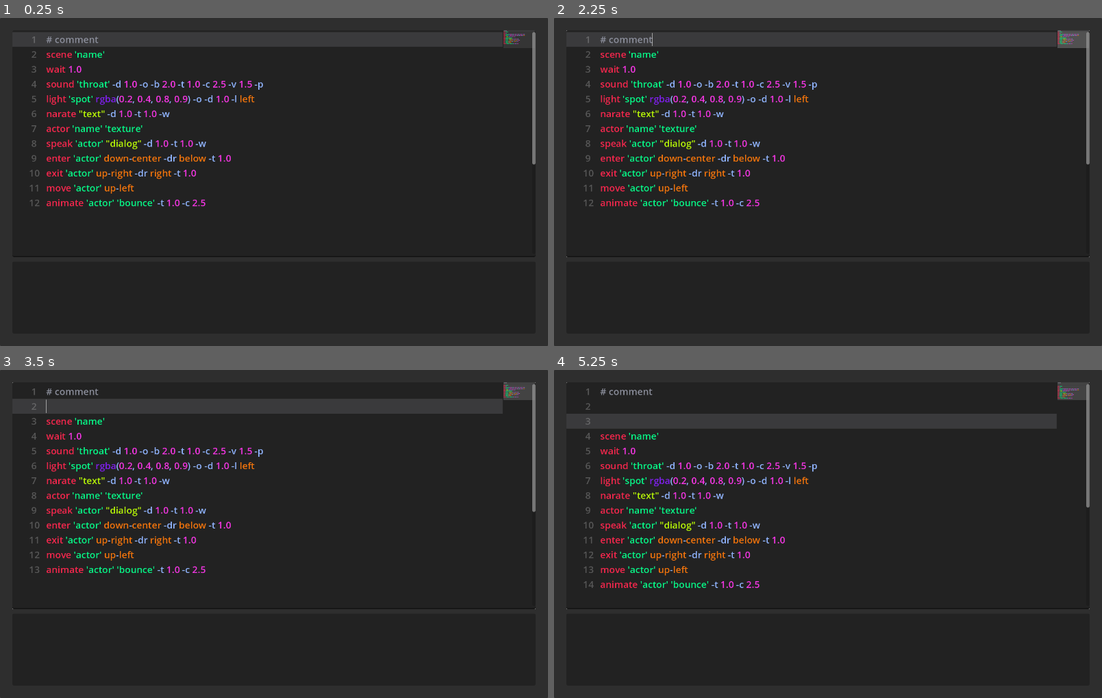
Above: before the commit, frames 1-4 (two rows, left to right).
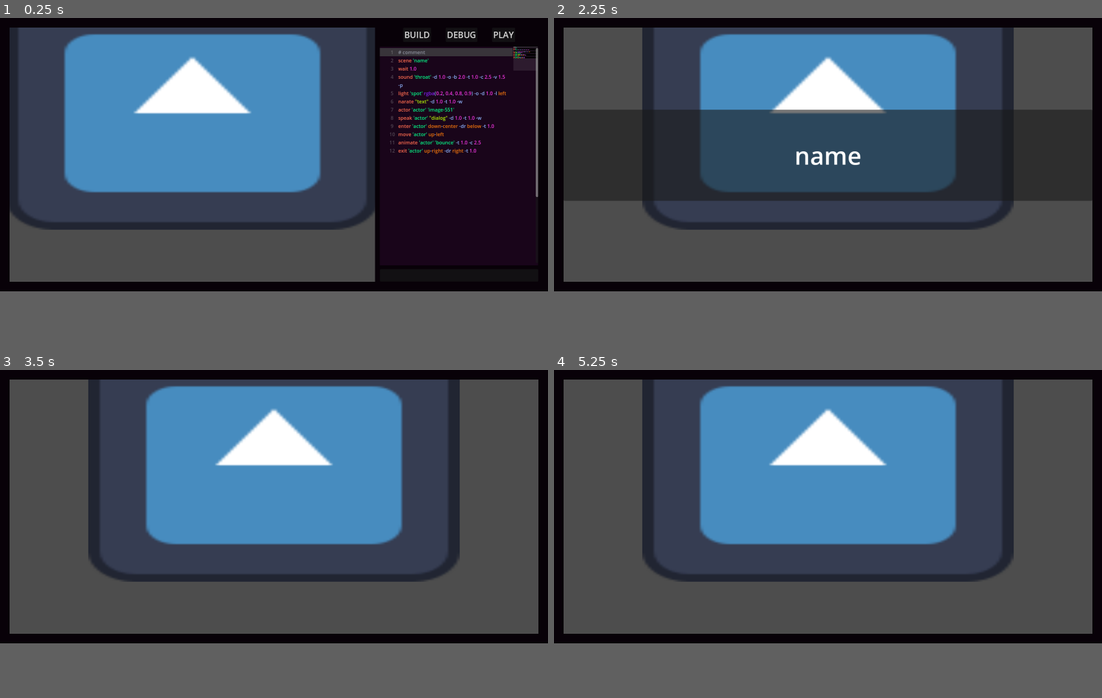
Above: after the commit, the same moments.

Repository: Wake1st/auguste
Game: Godot game, scene res://tests/test_ide.tscn
The game is run twice, just before and just after one commit, with the same random seed, the same clock (stepped at 60 frames per second) and the same inputs. The project has no main scene, so this scene is started directly. The engine's default icon, where the game draws it, is replaced by a stand-in: a white triangle on a blue panel in a dark square.
Inputs (mouse positions are in pixels of both pictures, inside the frame that each line leads up to):
- Up to frame 1 (0.25 s): no input
- Up to frame 2 (2.25 s): click (970, 37) at 0.5 s, where only the run after the commit has a clickable "BUILD"; click (1014, 37) at 1.25 s, where only the run after the commit has a clickable "DEBUG"; click (1058, 37) at 2 s, where only the run after the commit has a clickable "PLAY"
- Up to frame 3 (3.5 s): tap Enter at 2.75 s
- Up to frame 4 (5.25 s): tap Space at 4.25 s; tap Enter at 5 s
In our replay, the window is 800x480 before the commit and 800x400 after it. These sizes can differ from the game's own. Grey fills any space a smaller window leaves; there, only what the larger window draws over its background counts as a difference.

The runs differ from the first frame. In frame 1, 77% of the frame differs, in the area x 0-100%, y 0-100%; in frame 2, 65%; in frame 3, 78%; in frame 4, 78%.

Commit message:
abstracting director

Diff:
--- a/project.godot
+++ b/project.godot
@@ -16,8 +16,9 @@
 
 [display]
 
-window/size/viewport_width=1400
-window/size/viewport_height=840
+window/size/viewport_width=1800
+window/size/viewport_height=900
+window/size/mode=2
 
 [file_customization]
 
--- a/resources/errors/ErrorChecker.gd
+++ b/resources/errors/ErrorChecker.gd
@@ -133,7 +133,7 @@
 						Vector2(line.find("'", line.find("'", 7) + 1), line_number),
 						get_message(Types.STRING_EMPTY, [])
 					))
-				elif has_texture(single_quote_split[3]): # check is texture exists
+				elif not has_texture(single_quote_split[3]): # check is texture exists
 					errors.push_back(EditorError.new(
 						Vector2(line.find("'", line.find("'", 7) + 1), line_number),
 						get_message(Types.TEXTURE_NOT_RECOGNISED, [single_quote_split[3]])
--- a/scenes/stage.gd
+++ b/scenes/stage.gd
@@ -36,13 +36,10 @@
 }
 #endregion
 
-signal finished()
-
 const ACTOR_SCENE = preload("res://stage/actor.tscn")
 
 @export var spawn_point: Marker2D
 
-@onready var interpreter: ScriptInterpreter = $ScriptInterpreter
 @onready var sound_manager: SoundManager = $SoundManager
 @onready var location_manager: LocationManager = $LocationManager
 @onready var wait_timer: Timer = %WaitTimer
@@ -52,42 +49,15 @@
 @onready var delay_timers: Node = $DelayTimers
 @onready var actor_node: Node2D = $Actors
 
-var commands: Array[Command]
-var command_index: int = -1
+var finished_callable: Callable
 var actors: Dictionary[String, Actor]
 
 
-func run(script: ScriptData) -> void:
-	commands = interpreter.process(script)
-	_next_command()
+func setup(callable: Callable) -> void:
+	finished_callable = callable
 
 
-func _next_command() -> void:
-	# increment and check for end of command
-	command_index += 1
-	if command_index >= commands.size():
-		finished.emit()
-		return
-
-	# process the new command
-	var command = commands[command_index]
-
-	# delayed commands will be bound to a timer
-	if command.has_delay():
-		_delay_command(command)
-		_next_command()
-	else:
-		_run(command)
-
-
-func _ready() -> void:
-	sound_manager.setup(_on_command_finished)
-	location_manager.setup(_on_command_finished)
-	dialog_display.finished.connect(_on_command_finished)
-	title_display.finished.connect(_on_command_finished)
-
-
-func _run(command: Command) -> void:
+func run(command: Command) -> void:
 	if command is SceneCommand:
 		# display title card
 		title_display.display((command as SceneCommand).name)
@@ -96,13 +66,13 @@
 		var actor: Actor = ACTOR_SCENE.instantiate()
 		actor.name = (command as ActorCommand).name
 		actor.texture = (command as ActorCommand).texture
-		actor.finished.connect(_on_command_finished)
+		actor.finished.connect(finished_callable)
 
 		actor_node.add_child(actor)
 		actor.position = spawn_point.position
 		actors.set(actor.name, actor)
 
-		_on_command_finished()
+		finished_callable.call()
 		return	# ensure we end function after calling finished
 	elif command is SoundCommand:
 		# add sound to manager and play
@@ -121,6 +91,7 @@
 		dialog_display.show_dialog(actor, actor_command)
 	elif command is EnterCommand:
 		var actor_command = command as EnterCommand
+		print(actors)
 		var actor: Actor = actors[actor_command.name]
 		location_manager.enter_actor(actor, actor_command)
 	elif command is ExitCommand:
@@ -141,27 +112,29 @@
 		#dialog_display.show_naration((command as ErrorCommand).msg())
 
 
-func _delay_command(command: Command) -> void:
+func delay_command(command: Command) -> void:
 	var timer: Timer = Timer.new()
 	delay_timers.add_child(timer)
 	timer.one_shot = true
 	timer.timeout.connect(_on_delay_timer_finished.bind(timer, command))
 	timer.start(command.delay)
 
-func _force_wait(waitTime: float) -> void:
+
+func force_wait(waitTime: float) -> void:
 	var timer: Timer = Timer.new()
 	delay_timers.add_child(timer)
 	timer.one_shot = true
 	timer.start(waitTime)
 	await timer.timeout
 
+
+func _ready() -> void:
+	sound_manager.setup(finished_callable)
+	location_manager.setup(finished_callable)
+	dialog_display.finished.connect(finished_callable)
+	title_display.finished.connect(finished_callable)
+
+
 func _on_delay_timer_finished(timer: Timer, command: Command) -> void:
-	_run(command)
+	run(command)
 	timer.queue_free()
-
-func _on_command_finished(wasDelayed: bool = false, waitTime: float = -1.0) -> void:
-	if waitTime > 0.0:
-		await _force_wait(waitTime)
-
-	if not wasDelayed:
-		_next_command()
--- a/scenes/stage.tscn
+++ b/scenes/stage.tscn
@@ -1,8 +1,7 @@
-[gd_scene load_steps=8 format=3 uid="uid://cddwbo8nccka8"]
+[gd_scene load_steps=7 format=3 uid="uid://cddwbo8nccka8"]
 
 [ext_resource type="Texture2D" uid="uid://c8niqqa2brlwo" path="res://assets/images/icon.svg" id="1_gi7kc"]
 [ext_resource type="Script" uid="uid://bhab8ydc1oh2f" path="res://scenes/stage.gd" id="1_kewym"]
-[ext_resource type="PackedScene" uid="uid://cglbigfxn3ytu" path="res://stage/script_interpreter.tscn" id="2_6c5u0"]
 [ext_resource type="PackedScene" uid="uid://bvirb8vqkaep3" path="res://stage/sound_manager.tscn" id="3_vcsse"]
 [ext_resource type="PackedScene" uid="uid://brn4x4hc5qjv4" path="res://stage/location_manager.tscn" id="5_vcsse"]
 [ext_resource type="PackedScene" uid="uid://o8cx3efyethd" path="res://ui/components/dialog_display.tscn" id="6_2so7o"]
@@ -11,8 +10,6 @@
 [node name="Stage" type="Node2D" node_paths=PackedStringArray("spawn_point")]
 script = ExtResource("1_kewym")
 spawn_point = NodePath("SpawnPoint")
-
-[node name="ScriptInterpreter" parent="." instance=ExtResource("2_6c5u0")]
 
 [node name="SoundManager" parent="." instance=ExtResource("3_vcsse")]
 
@@ -58,6 +55,4 @@
 [node name="TitleDisplay" parent="CanvasLayer" instance=ExtResource("7_st0q7")]
 unique_name_in_owner = true
 
-[node name="Camera2D" type="Camera2D" parent="."]
-
 [connection signal="timeout" from="DelayTimers/WaitTimer" to="." method="_on_command_finished"]
--- /dev/null
+++ b/stage/director.gd
@@ -0,0 +1,47 @@
+class_name Director
+extends Node
+
+
+signal finished()
+
+@export var stage: Stage
+
+@onready var interpreter: ScriptInterpreter = $ScriptInterpreter
+
+var commands: Array[Command]
+var command_index: int = -1
+
+
+func run(script: ScriptData) -> void:
+	commands = interpreter.process(script)
+	_next_command()
+
+
+func _ready() -> void:
+	stage.setup(_handle_command_finished)
+
+
+func _next_command() -> void:
+	# increment and check for end of command
+	command_index += 1
+	if command_index >= commands.size():
+		finished.emit()
+		return
+
+	# process the new command
+	var command = commands[command_index]
+
+	# delayed commands will be bound to a timer
+	if command.has_delay():
+		stage.delay_command(command)
+		_next_command()
+	else:
+		stage.run(command)
+
+
+func _handle_command_finished(wasDelayed: bool = false, waitTime: float = -1.0) -> void:
+	if waitTime > 0.0:
+		await stage.force_wait(waitTime)
+
+	if not wasDelayed:
+		_next_command()
--- /dev/null
+++ b/stage/director.tscn
@@ -0,0 +1,9 @@
+[gd_scene load_steps=3 format=3 uid="uid://csomm8stwxt2h"]
+
+[ext_resource type="Script" uid="uid://daorig4craa1h" path="res://stage/director.gd" id="1_nghl5"]
+[ext_resource type="PackedScene" uid="uid://cglbigfxn3ytu" path="res://stage/script_interpreter.tscn" id="2_osckv"]
+
+[node name="Director" type="Node"]
+script = ExtResource("1_nghl5")
+
+[node name="ScriptInterpreter" parent="." instance=ExtResource("2_osckv")]
--- a/tests/test_ide.gd
+++ b/tests/test_ide.gd
@@ -1,4 +1,4 @@
-extends Control
+extends Node
 
 
 func _ready() -> void:
--- a/tests/test_ide.tscn
+++ b/tests/test_ide.tscn
@@ -3,14 +3,7 @@
 [ext_resource type="Script" uid="uid://jiw4pi1kau0c" path="res://tests/test_ide.gd" id="1_ktd11"]
 [ext_resource type="PackedScene" uid="uid://bdjy4c4mfpy1x" path="res://ui/editor/ide.tscn" id="2_o1qo1"]
 
-[node name="TestIde" type="Control"]
-layout_mode = 3
-anchors_preset = 15
-anchor_right = 1.0
-anchor_bottom = 1.0
-grow_horizontal = 2
-grow_vertical = 2
+[node name="TestIde" type="Node"]
 script = ExtResource("1_ktd11")
 
 [node name="IDE" parent="." instance=ExtResource("2_o1qo1")]
-layout_mode = 1
--- a/ui/editor/ide.gd
+++ b/ui/editor/ide.gd
@@ -2,27 +2,79 @@
 extends Control
 
 
+@onready var code_space: VBoxContainer = %CodeSpace
 @onready var text_editor: TextEditor = %TextEditor
 @onready var error_display: ErrorDisplay = %ErrorDisplay
+@onready var director = %Director
+
+var script_data: ScriptData
+var has_unsaved_changes: bool = true
+var has_passed: bool
 
 
 func _ready() -> void:
 	error_display.setup(text_editor.set_caret)
+	text_editor.content_changed.connect(_handle_content_changed)
+	director.finished.connect(_handle_show_finished)
 
 
 func _input(event) -> void:
 	if event.is_action_pressed("save"):
 		# get all lines
 		var lines = text_editor.get_lines()
+		script_data = ScriptData.new("EMPTY", lines)
 
-		# process lines, return errors
-		var errors: Array[EditorError] = ErrorChecker.process(
-			ScriptData.new("EMPTY", lines)
-		)
+		_check_errors(script_data)
 
-		# clears errors
-		error_display.clear_errors()
 
-		# display error
-		for error in errors:
-			error_display.add_error(error)
+func _handle_content_changed() -> void:
+	has_unsaved_changes = true
+
+
+func _handle_show_finished() -> void:
+	code_space.visible = true
+
+
+func _on_btn_build_pressed():
+	# get all lines
+	var lines = text_editor.get_lines()
+	script_data = ScriptData.new("EMPTY", lines)
+	has_passed = _check_errors(script_data)
+
+
+func _on_btn_debug_pressed():
+	if has_unsaved_changes:
+		var lines = text_editor.get_lines()
+		script_data = ScriptData.new("EMPTY", lines)
+		has_passed = _check_errors(script_data)
+
+	if has_passed:
+		# run in debug mode
+		pass
+
+
+func _on_btn_play_pressed():
+	if has_unsaved_changes:
+		var lines = text_editor.get_lines()
+		script_data = ScriptData.new("EMPTY", lines)
+		has_passed = _check_errors(script_data)
+
+	if has_passed:
+		# run without editor tools
+		code_space.visible = false
+		director.run(script_data)
+
+
+func _check_errors(data: ScriptData) -> bool:
+	# process lines, return errors
+	var errors: Array[EditorError] = ErrorChecker.process(data)
+
+	# clears errors
+	error_display.clear_errors()
+
+	# display error
+	for error in errors:
+		error_display.add_error(error)
+
+	# return if any errors
+	return errors.is_empty()
--- a/ui/editor/ide.tscn
+++ b/ui/editor/ide.tscn
@@ -1,6 +1,8 @@
-[gd_scene load_steps=4 format=3 uid="uid://bdjy4c4mfpy1x"]
+[gd_scene load_steps=6 format=3 uid="uid://bdjy4c4mfpy1x"]
 
 [ext_resource type="Script" uid="uid://dxylfdl1be1qc" path="res://ui/editor/ide.gd" id="1_054e2"]
+[ext_resource type="PackedScene" uid="uid://csomm8stwxt2h" path="res://stage/director.tscn" id="2_6cg64"]
+[ext_resource type="PackedScene" uid="uid://cddwbo8nccka8" path="res://scenes/stage.tscn" id="2_7efc7"]
 [ext_resource type="PackedScene" uid="uid://d18odq5u418yc" path="res://ui/editor/text_editor.tscn" id="2_g1fe6"]
 [ext_resource type="PackedScene" uid="uid://dlc3hfiwlcea3" path="res://ui/editor/error_display.tscn" id="3_shmj5"]
 
@@ -14,13 +16,18 @@
 mouse_filter = 2
 script = ExtResource("1_054e2")
 
-[node name="Panel" type="Panel" parent="."]
+[node name="Director" parent="." node_paths=PackedStringArray("stage") instance=ExtResource("2_6cg64")]
+unique_name_in_owner = true
+stage = NodePath("../Panel/MarginContainer/HBoxContainer/SubViewportContainer/SubViewport/Stage")
+
+[node name="Panel" type="ColorRect" parent="."]
 layout_mode = 1
 anchors_preset = 15
 anchor_right = 1.0
 anchor_bottom = 1.0
 grow_horizontal = 2
 grow_vertical = 2
+color = Color(0.0307402, 0.00510438, 0.0337827, 1)
 
 [node name="MarginContainer" type="MarginContainer" parent="Panel"]
 layout_mode = 1
@@ -34,18 +41,68 @@
 theme_override_constants/margin_right = 32
 theme_override_constants/margin_bottom = 32
 
-[node name="VSplitContainer" type="VSplitContainer" parent="Panel/MarginContainer"]
+[node name="HBoxContainer" type="HSplitContainer" parent="Panel/MarginContainer"]
 layout_mode = 2
-split_offset = 580
+theme_override_constants/separation = 16
+split_offset = 340
 
-[node name="TextEditor" parent="Panel/MarginContainer/VSplitContainer" instance=ExtResource("2_g1fe6")]
+[node name="SubViewportContainer" type="SubViewportContainer" parent="Panel/MarginContainer/HBoxContainer"]
+custom_minimum_size = Vector2(940, 0)
+layout_mode = 2
+size_flags_horizontal = 3
+stretch = true
+
+[node name="SubViewport" type="SubViewport" parent="Panel/MarginContainer/HBoxContainer/SubViewportContainer"]
+handle_input_locally = false
+size = Vector2i(1200, 836)
+render_target_update_mode = 4
+
+[node name="Stage" parent="Panel/MarginContainer/HBoxContainer/SubViewportContainer/SubViewport" instance=ExtResource("2_7efc7")]
+unique_name_in_owner = true
+scale = Vector2(0.52, 0.52)
+
+[node name="Camera2D" type="Camera2D" parent="Panel/MarginContainer/HBoxContainer/SubViewportContainer/SubViewport"]
+
+[node name="CodeSpace" type="VBoxContainer" parent="Panel/MarginContainer/HBoxContainer"]
+unique_name_in_owner = true
+layout_mode = 2
+size_flags_horizontal = 3
+theme_override_constants/separation = 16
+
+[node name="HBoxContainer" type="HBoxContainer" parent="Panel/MarginContainer/HBoxContainer/CodeSpace"]
+layout_mode = 2
+theme_override_constants/separation = 48
+alignment = 1
+
+[node name="BtnBuild" type="Button" parent="Panel/MarginContainer/HBoxContainer/CodeSpace/HBoxContainer"]
+layout_mode = 2
+theme_override_font_sizes/font_size = 28
+text = "BUILD"
+
+[node name="BtnDebug" type="Button" parent="Panel/MarginContainer/HBoxContainer/CodeSpace/HBoxContainer"]
+layout_mode = 2
+theme_override_font_sizes/font_size = 28
+text = "DEBUG"
+
+[node name="BtnPlay" type="Button" parent="Panel/MarginContainer/HBoxContainer/CodeSpace/HBoxContainer"]
+layout_mode = 2
+theme_override_font_sizes/font_size = 28
+text = "PLAY"
+
+[node name="VSplitContainer" type="VSplitContainer" parent="Panel/MarginContainer/HBoxContainer/CodeSpace"]
+custom_minimum_size = Vector2(0, 680)
+layout_mode = 2
+size_flags_vertical = 3
+split_offset = 720
+
+[node name="TextEditor" parent="Panel/MarginContainer/HBoxContainer/CodeSpace/VSplitContainer" instance=ExtResource("2_g1fe6")]
 unique_name_in_owner = true
 layout_mode = 2
 
-[node name="Panel" type="Panel" parent="Panel/MarginContainer/VSplitContainer"]
+[node name="Panel" type="Panel" parent="Panel/MarginContainer/HBoxContainer/CodeSpace/VSplitContainer"]
 layout_mode = 2
 
-[node name="ScrollContainer" type="ScrollContainer" parent="Panel/MarginContainer/VSplitContainer/Panel"]
+[node name="ScrollContainer" type="ScrollContainer" parent="Panel/MarginContainer/HBoxContainer/CodeSpace/VSplitContainer/Panel"]
 layout_mode = 1
 anchors_preset = 15
 anchor_right = 1.0
@@ -53,6 +110,12 @@
 grow_horizontal = 2
 grow_vertical = 2
 
-[node name="ErrorDisplay" parent="Panel/MarginContainer/VSplitContainer/Panel/ScrollContainer" instance=ExtResource("3_shmj5")]
+[node name="ErrorDisplay" parent="Panel/MarginContainer/HBoxContainer/CodeSpace/VSplitContainer/Panel/ScrollContainer" instance=ExtResource("3_shmj5")]
 unique_name_in_owner = true
 layout_mode = 2
+size_flags_horizontal = 3
+size_flags_vertical = 3
+
+[connection signal="pressed" from="Panel/MarginContainer/HBoxContainer/CodeSpace/HBoxContainer/BtnBuild" to="." method="_on_btn_build_pressed"]
+[connection signal="pressed" from="Panel/MarginContainer/HBoxContainer/CodeSpace/HBoxContainer/BtnDebug" to="." method="_on_btn_debug_pressed"]
+[connection signal="pressed" from="Panel/MarginContainer/HBoxContainer/CodeSpace/HBoxContainer/BtnPlay" to="." method="_on_btn_play_pressed"]
--- a/ui/editor/script_error_button.tscn
+++ b/ui/editor/script_error_button.tscn
@@ -9,6 +9,7 @@
 grow_horizontal = 2
 text = "ERROR"
 alignment = 0
+autowrap_mode = 2
 script = ExtResource("1_gupsf")
 
 [connection signal="pressed" from="." to="." method="_on_pressed"]
--- a/ui/editor/text_editor.gd
+++ b/ui/editor/text_editor.gd
@@ -2,7 +2,9 @@
 extends CodeEdit
 
 
-const ACTION_COLOR: Color = Color("f5274d")
+signal content_changed()
+
+const ACTION_COLOR: Color = Color("ff6c4f")
 const COMMENT_COLOR: Color = Color("8c8f9c")
 const FLAG_COLOR: Color = Color("91b5ff")
 const NUMBER_COLOR: Color = Color("f636e5")
@@ -22,9 +24,6 @@
 
 
 func _ready() -> void:
-	_add_keywords()
-
-func _add_keywords() -> void:
 	var highlighter: CodeHighlighter = CodeHighlighter.new()
 
 	# comments and strings
@@ -102,23 +101,8 @@
 func _on_lines_edited_from(from_line, to_line):
 	pass # Replace with function body.
 
-func _on_text_changed():
-	pass # Replace with function body.
+func _on_text_changed() -> void:
+	content_changed.emit()
 
-func _on_text_set():
-	pass # Replace with function body.
-
-
-
-## comment
-#scene 'name'
-#wait *duration*
-#sound 'sound name' [-d *delay*] [-o || [-b *start time*] [-t *duration*] [-c *cycle*]] [-v *volume*] [-p]
-#light *type* *rgba(red,green,blue,alpha)* [-o] [-d *delay*] [-l *location*]
-#narate "text" [-d *delay*] [-t *duration*] [-w]
-#actor 'name' 'texture'
-#speak 'actor' "dialog" [-d *delay*] [-t *duration*] [-w]
-#enter 'actor' *location* [-dr *direction*] [-t *duration*]
-#exit 'actor' *location* [-dr *direction*] [-t *duration*]
-#move 'actor' *location* [-s *sub-location*]
-#animate 'actor' 'animation name' [-t *duration* || -c *cycle count*]
+func _on_text_set() -> void:
+	content_changed.emit()
--- a/ui/editor/text_editor.tscn
+++ b/ui/editor/text_editor.tscn
@@ -8,19 +8,20 @@
 anchor_bottom = 1.0
 grow_horizontal = 2
 grow_vertical = 2
-theme_override_font_sizes/font_size = 24
+theme_override_colors/background_color = Color(0.0981734, 0.0209407, 0.104311, 1)
+theme_override_font_sizes/font_size = 16
 text = "# comment
 scene 'name'
 wait 1.0
 sound 'throat' -d 1.0 -o -b 2.0 -t 1.0 -c 2.5 -v 1.5 -p
 light 'spot' rgba(0.2, 0.4, 0.8, 0.9) -o -d 1.0 -l left
 narate \"text\" -d 1.0 -t 1.0 -w
-actor 'name' 'texture'
+actor 'actor' 'image-551'
 speak 'actor' \"dialog\" -d 1.0 -t 1.0 -w
 enter 'actor' down-center -dr below -t 1.0
-exit 'actor' up-right -dr right -t 1.0
 move 'actor' up-left
-animate 'actor' 'bounce' -t 1.0 -c 2.5"
+animate 'actor' 'bounce' -t 1.0 -c 2.5
+exit 'actor' up-right -dr right -t 1.0"
 wrap_mode = 1
 indent_wrapped_lines = true
 scroll_past_end_of_file = true
Not shown, added: stage/director.gd.uid
